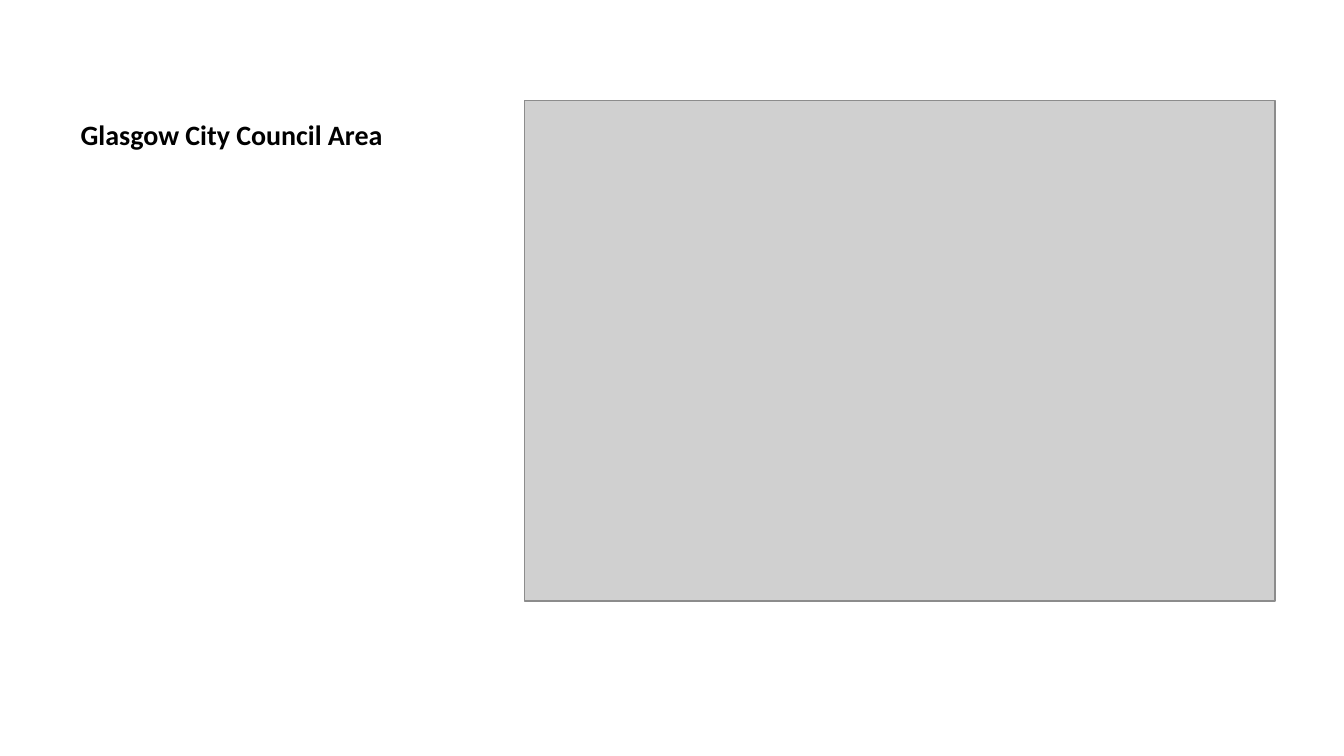
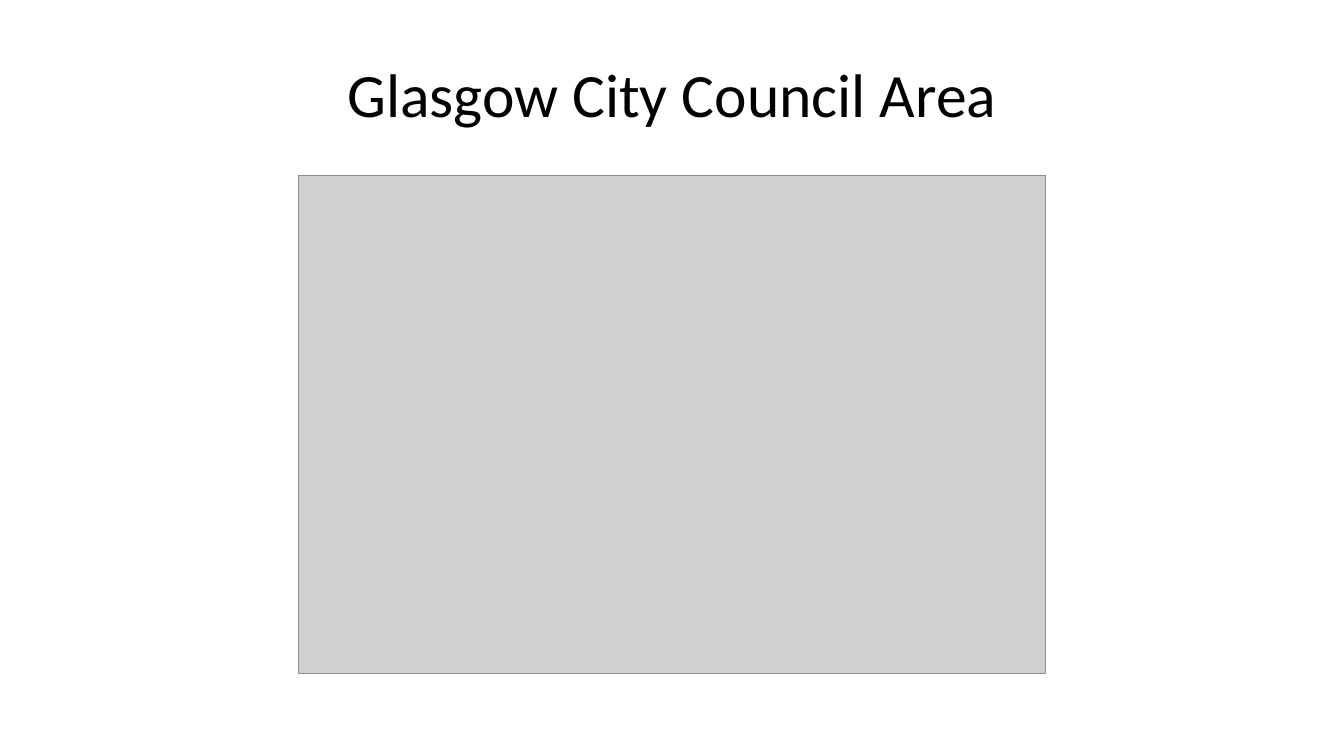
Before and after one commit to SamAllwood/Scotland_Bus_Access, a slide deck: slide 6 of slides.pptx. Drawn at 1344x756 pixels with LibreOffice and Linux fonts; fonts in the diff are those of the drawing; grey boxes stand for pictures. Boxes give left, top, right and bottom in pixels: in the first picture for what was removed or moved away, otherwise in the second. Text is boxed around its words. In the diff, an @@ line names an element or a change of style, - is before the commit and + after.

```diff
--- a/slides.pptx
+++ b/slides.pptx
@@ title "Glasgow City Council Area" at bbox=[347, 74, 996, 128]: size 15 to 33 pt, bold off; alignment left to centre; vertical alignment bottom to middle @@
@@ picture: place and size @@
-picture at bbox=[524, 101, 1274, 601]
+picture at bbox=[298, 176, 1046, 675]
```
Also in this commit, not shown: 1 other slide changed, 1 slide added.
